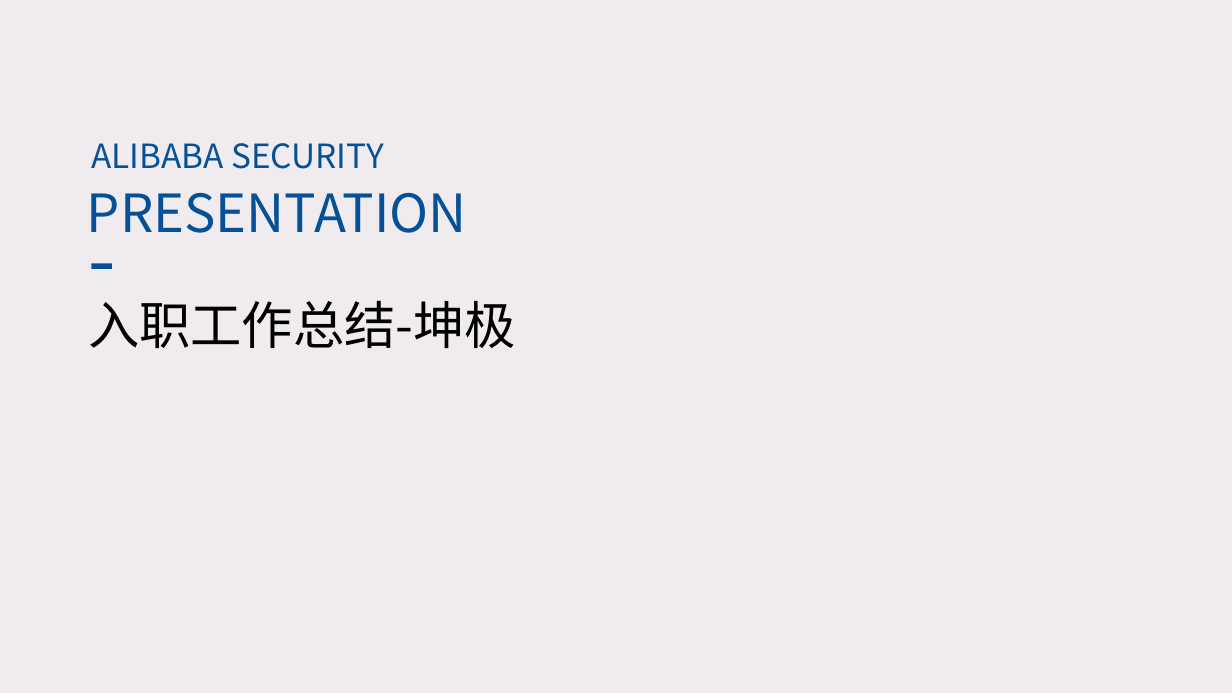
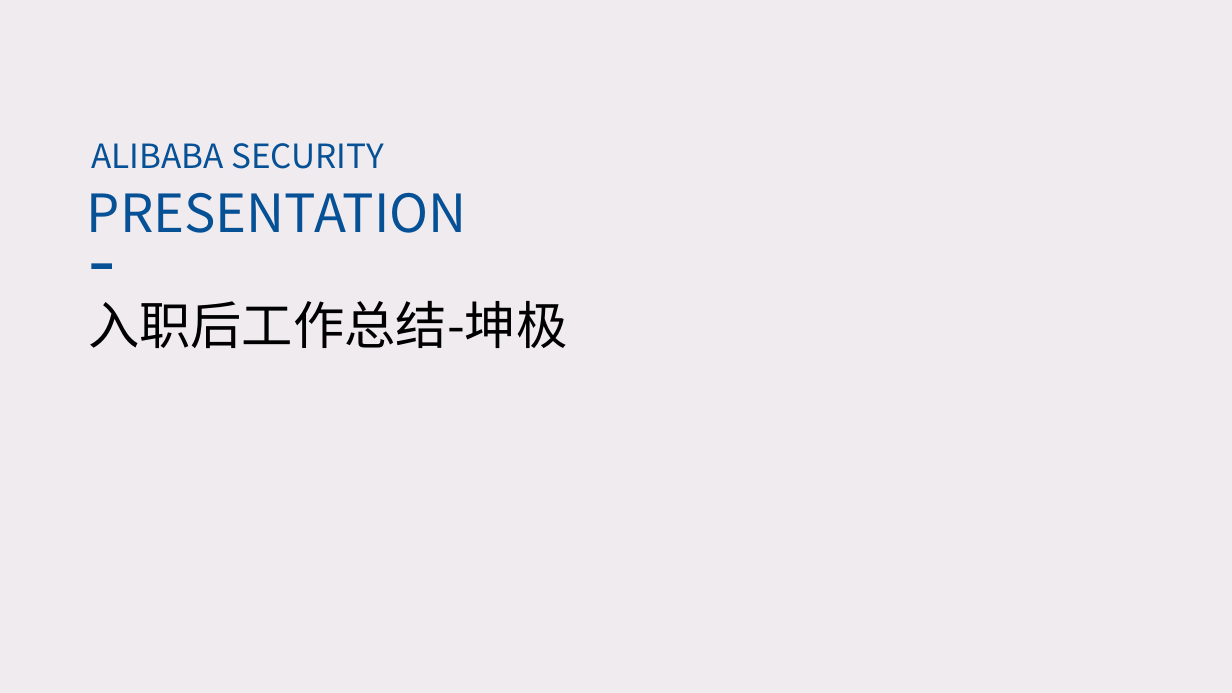
Before and after one commit to lkpnotice/lkptest2, a slide deck: slide 1 of 入职总结-坤极.pptx. Drawn at 1232x693 pixels with LibreOffice and Linux fonts; fonts in the diff are those of the drawing; background and template pictures are left out. Boxes give left, top, right and bottom in pixels: in the first picture for what was removed or moved away, otherwise in the second. Text is boxed around its words. In the diff, an @@ line names an element or a change of style, - is before the commit and + after.

```diff
--- a/入职总结-坤极.pptx
+++ b/入职总结-坤极.pptx
@@ text at (x1=88, y1=300, x2=567, y2=348): text changed @@
-入职工作总结-坤极
+入职后工作总结-坤极
```
Also in this commit, not shown: 1 other slide changed, 2 slides added.
